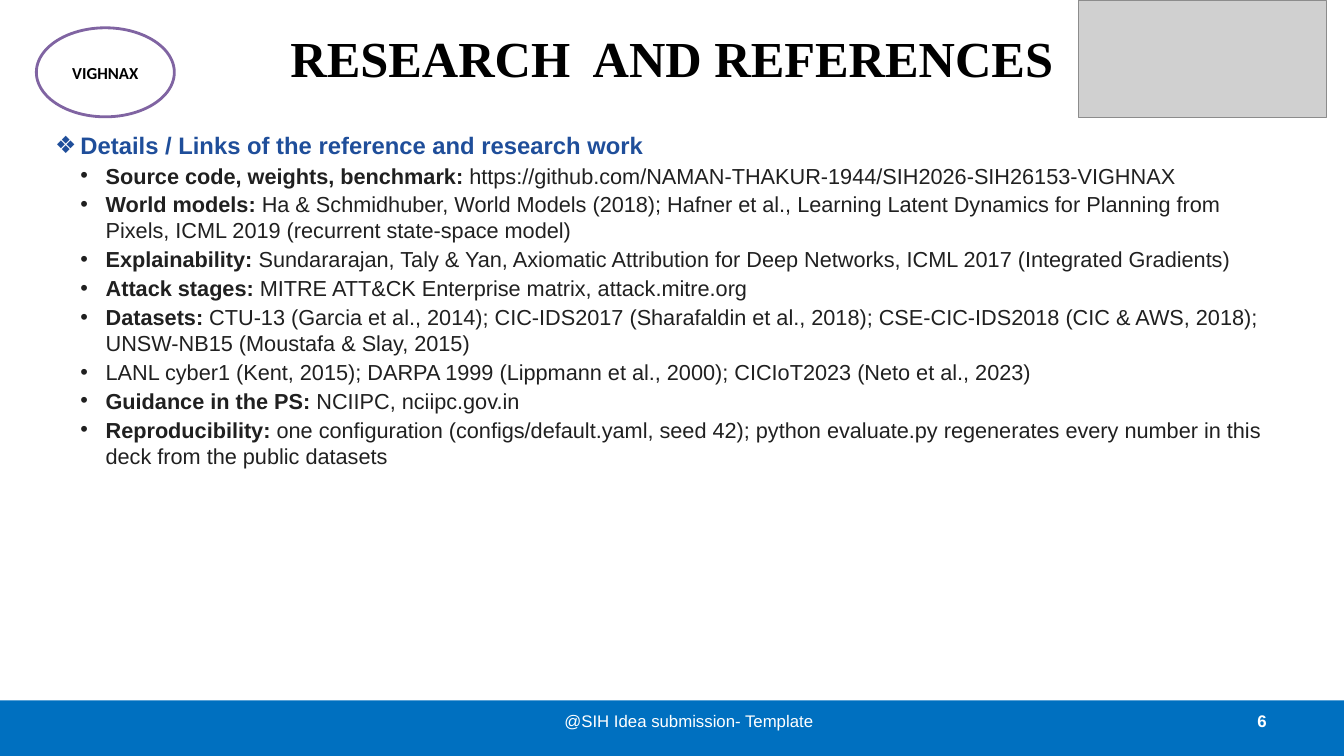
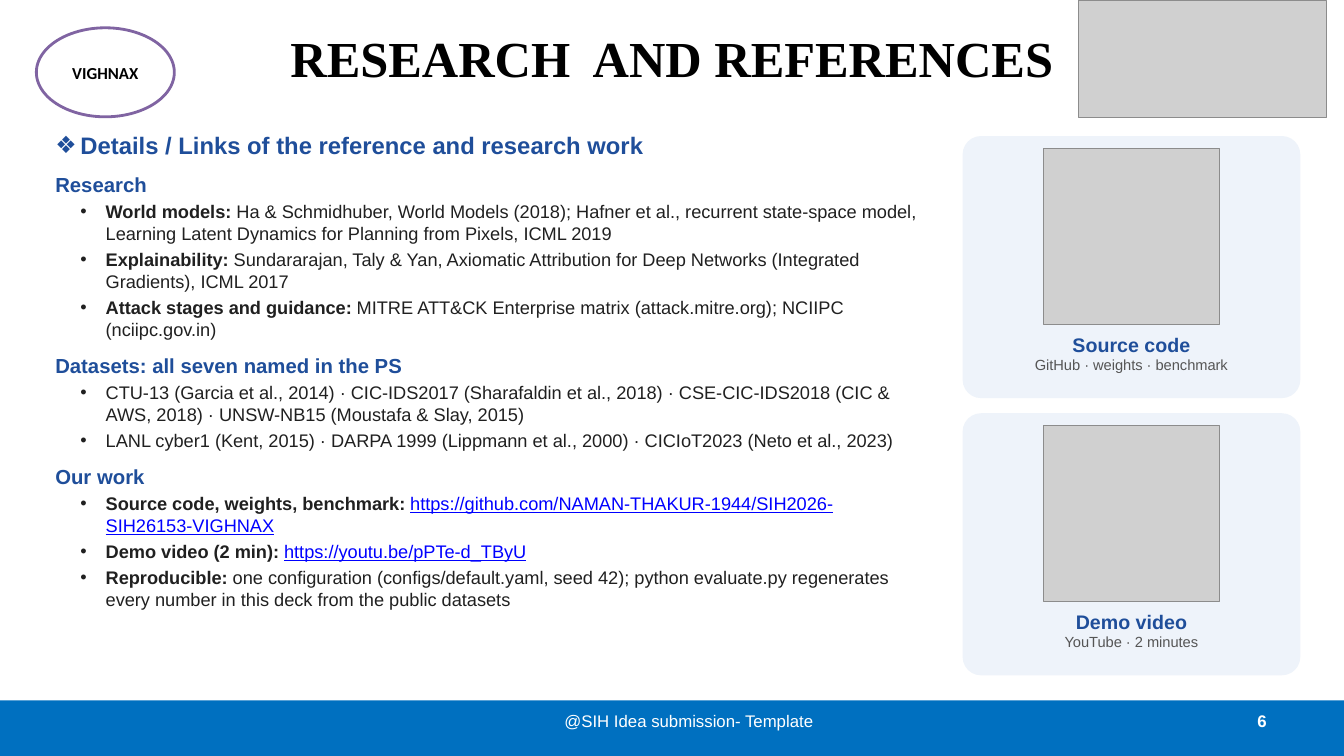
Before and after one commit to NAMAN-THAKUR-1944/SIH2026-SIH26153-VIGHNAX, a slide deck: slide 6 of docs/VIGHNAX_SIH_Idea_Presentation.pptx. Drawn at 1344x756 pixels with LibreOffice and Linux fonts; fonts in the diff are those of the drawing; grey boxes stand for pictures. Boxes give left, top, right and bottom in pixels: in the first picture for what was removed or moved away, otherwise in the second. Text is boxed around its words. In the diff, an @@ line names an element or a change of style, - is before the commit and + after.

Commit message:
Redesign the SIH idea presentation
- Idea slide: shorter points, dashboard screenshot, headline results as stat tiles
- Feasibility slide: per-dataset results chart (forecast and detection vs the baseline) and a
  challenges -> strategies table
- Impact slide: benefit cards, larger screenshot, QR code and link to the demo video
- References slide: grouped references, clickable links and QR codes for the repo and the video
- Document properties now name the team instead of the template's
- Document generator scripts are no longer part of the repository

```diff
--- a/docs/VIGHNAX_SIH_Idea_Presentation.pptx
+++ b/docs/VIGHNAX_SIH_Idea_Presentation.pptx
@@ rounded rectangle added at <box>963,136,1301,398</box>, fill #EEF3FA @@
@@ picture added at <box>1044,148,1220,325</box> @@
@@ text at <box>55,177,917,484</box>: paragraphs added @@
+Research
+• World models: Ha & Schmidhuber, World Models (2018); Hafner et al., recurrent state-space model, Learning Latent Dynamics for Planning from Pixels, ICML 2019
+• Explainability: Sundararajan, Taly & Yan, Axiomatic Attribution for Deep Networks (Integrated Gradients), ICML 2017
+• Attack stages and guidance: MITRE ATT&CK Enterprise matrix (attack.mitre.org); NCIIPC (nciipc.gov.in)
+Datasets: all seven named in the PS
+• CTU-13 (Garcia et al., 2014) · CIC-IDS2017 (Sharafaldin et al., 2018) · CSE-CIC-IDS2018 (CIC & AWS, 2018) · UNSW-NB15 (Moustafa & Slay, 2015)
+• LANL cyber1 (Kent, 2015) · DARPA 1999 (Lippmann et al., 2000) · CICIoT2023 (Neto et al., 2023)
+Our work
@@ text added at <box>1035,337,1228,373</box>, 10.5 pt, text #555555 @@
+Source code
+GitHub · weights · benchmark
@@ rounded rectangle added at <box>963,413,1301,676</box>, fill #EEF3FA @@
@@ picture added at <box>1044,425,1220,602</box> @@
@@ text at <box>106,496,833,535</box>: size 15.5 to 13 pt in "Source code, weights, benchmark: https://github.com/NAMAN-TH ..."; text colour #202020 to #0000FF, underline on in "https://github.com/NAMAN-THAKUR-1944/SIH2026-SIH26153-VIGHNA ..."; more space between paragraphs @@
@@ text at <box>106,544,889,610</box>: text changed; size 15.5 to 13 pt @@
-• World models: Ha & Schmidhuber, World Models (2018); Hafner et al., Learning Latent Dynamics for Planning from Pixels, ICML 2019 (recurrent state-space model)
-• Explainability: Sundararajan, Taly & Yan, Axiomatic Attribution for Deep Networks, ICML 2017 (Integrated Gradients)
-• Attack stages: MITRE ATT&CK Enterprise matrix, attack.mitre.org
-• Datasets: CTU-13 (Garcia et al., 2014); CIC-IDS2017 (Sharafaldin et al., 2018); CSE-CIC-IDS2018 (CIC & AWS, 2018); UNSW-NB15 (Moustafa & Slay, 2015)
-• LANL cyber1 (Kent, 2015); DARPA 1999 (Lippmann et al., 2000); CICIoT2023 (Neto et al., 2023)
-• Guidance in the PS: NCIIPC, nciipc.gov.in
-• Reproducibility: one configuration (configs/default.yaml, seed 42); python evaluate.py regenerates every number in this deck from the public datasets
+• Demo video (2 min): https://youtu.be/pPTe-d_TByU
+• Reproducible: one configuration (configs/default.yaml, seed 42); python evaluate.py regenerates every number in this deck from the public datasets
@@ text added at <box>1065,614,1198,647</box>, 10.5 pt, text #555555 @@
+Demo video
+YouTube · 2 minutes
```
Also in this commit, not shown: 4 other slides changed, 4 other files.
